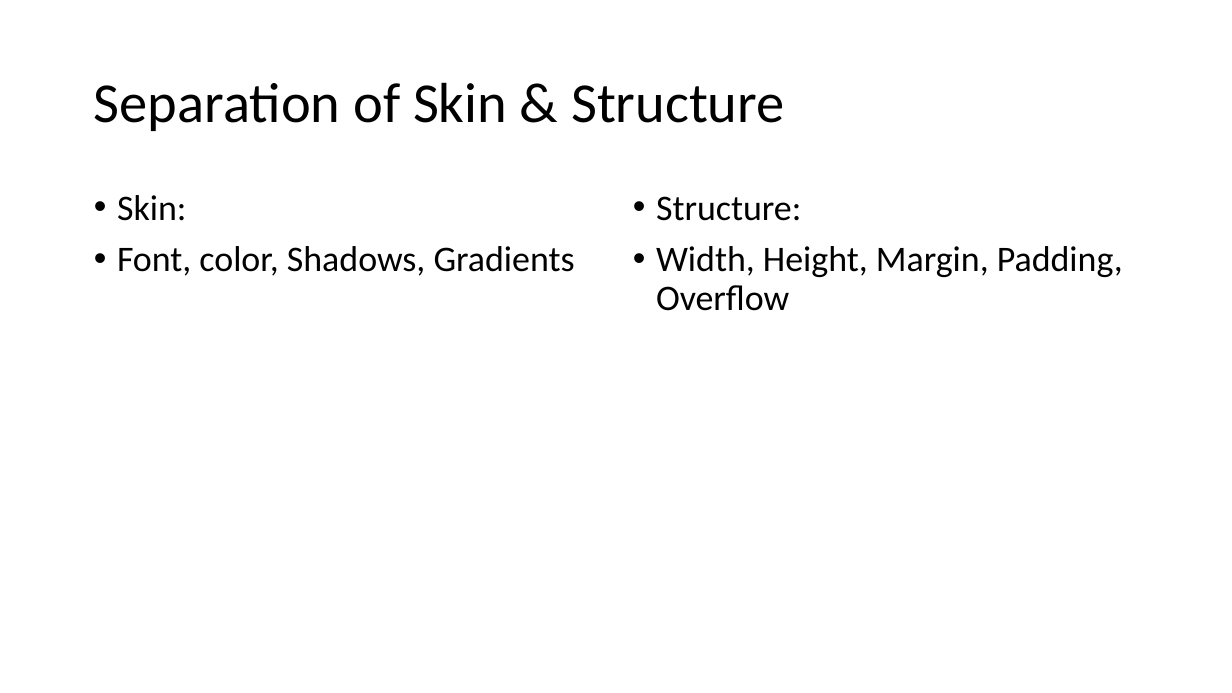
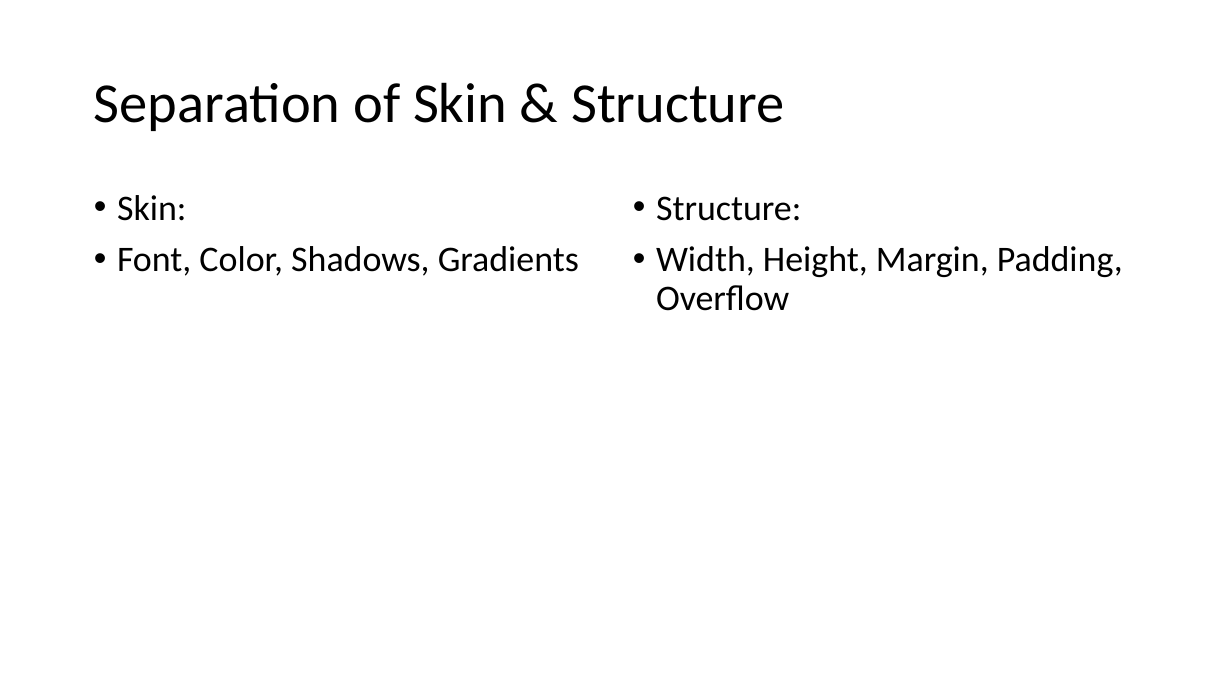
Before and after one commit to AMIS-Services/sig-css-architecture, a slide deck: slide 20 of SIG_CSS_Architecture.pptx (slide 17 before the commit). Drawn at 1232x693 pixels with LibreOffice and Linux fonts; fonts in the diff are those of the drawing. Boxes give left, top, right and bottom in pixels: in the first picture for what was removed or moved away, otherwise in the second. Text is boxed around its words. In the diff, an @@ line names an element or a change of style, - is before the commit and + after.

```diff
--- a/SIG_CSS_Architecture.pptx
+++ b/SIG_CSS_Architecture.pptx
@@ text at <box>117,246,579,276</box>: text changed @@
-• Font, color, Shadows, Gradients
+• Font, Color, Shadows, Gradients
```
Also in this commit, not shown: 5 other slides changed, 7 slides added.
